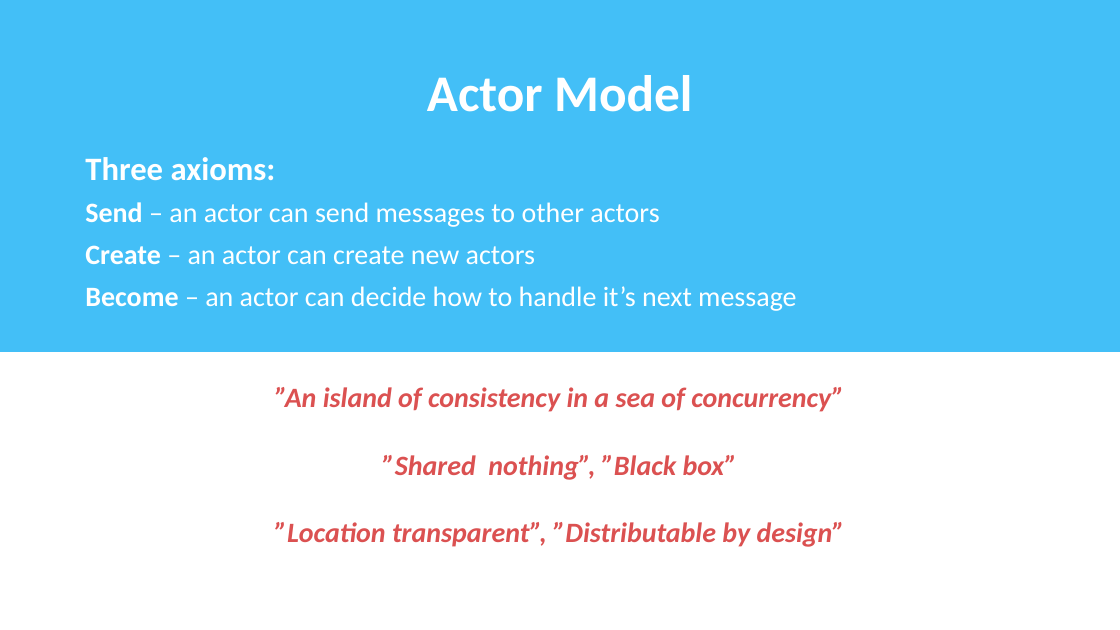
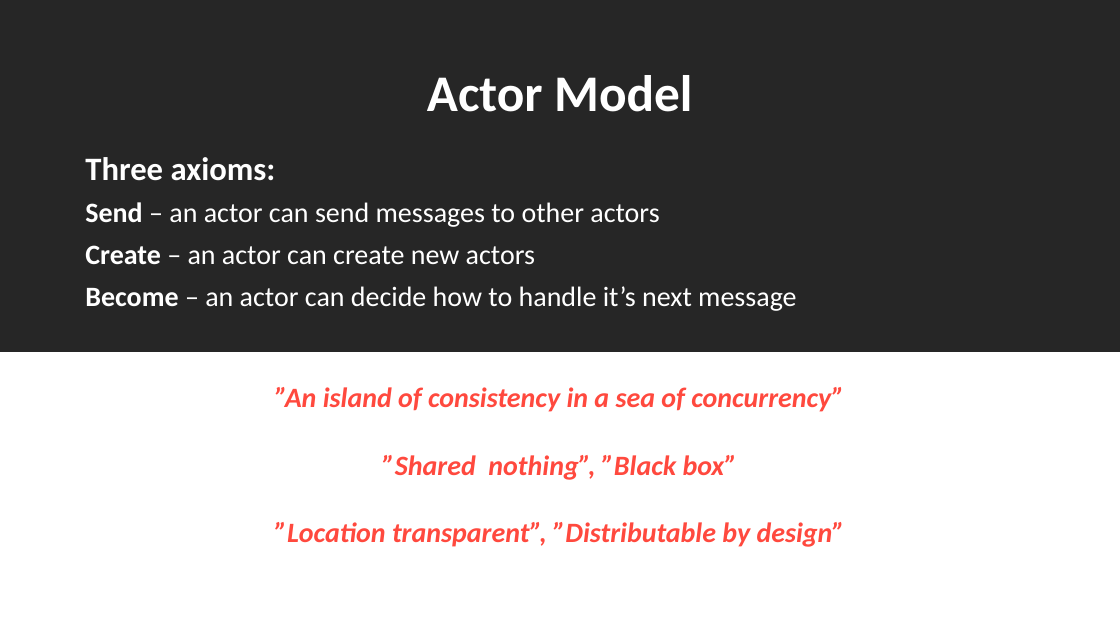
Before and after one commit to rogeralsing/Presentations, a slide deck: slide 2 of ProtoActor/TV4/protoactor.pptx. Drawn at 1120x630 pixels with LibreOffice and Linux fonts; fonts in the diff are those of the drawing. Boxes give left, top, right and bottom in pixels: in the first picture for what was removed or moved away, otherwise in the second. Text is boxed around its words. In the diff, an @@ line names an element or a change of style, - is before the commit and + after.

```diff
--- a/ProtoActor/TV4/protoactor.pptx
+++ b/ProtoActor/TV4/protoactor.pptx
@@ rectangle at [0, 0, 1120, 352]: fill #43BFF7 to #262626 @@
@@ text "”An island of consistency in ..." at [275, 387, 845, 547]: text colour #DB5151 to #FF493E @@
```
Also in this commit, not shown: 5 other slides changed, 1 other file.
